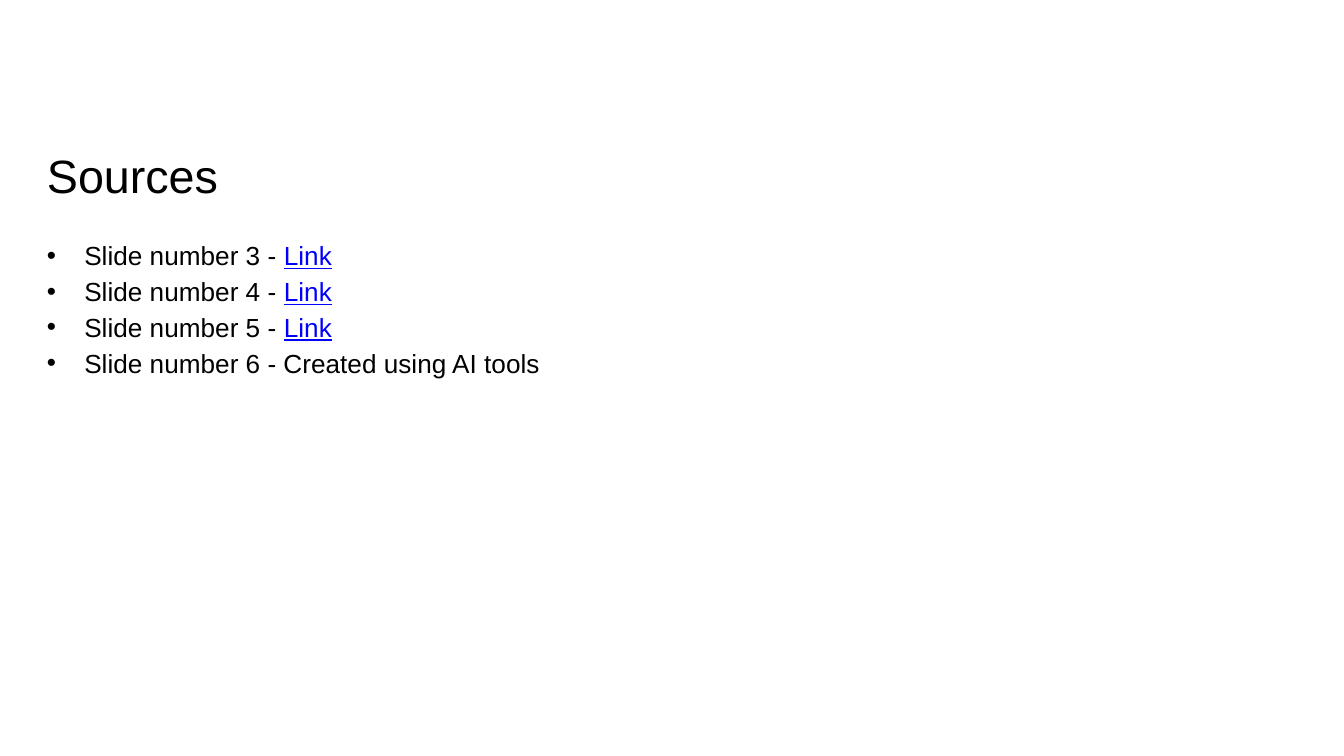
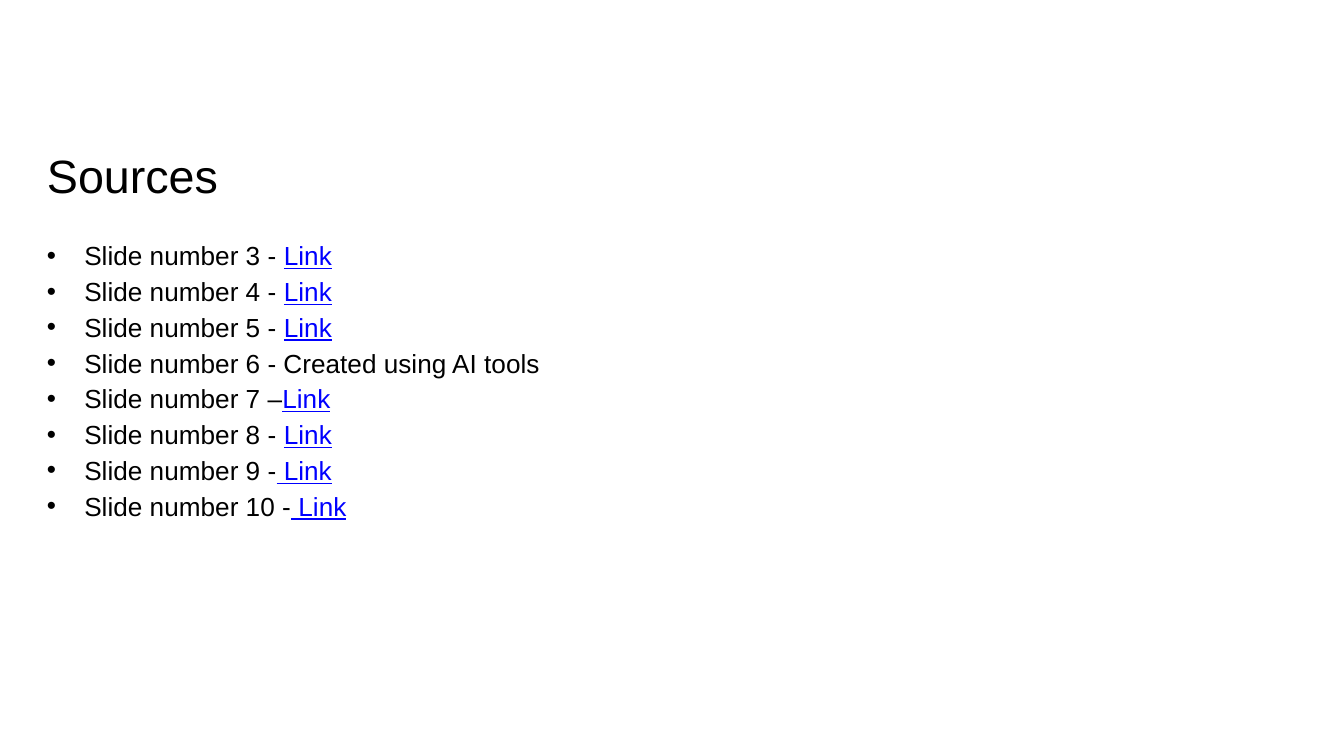
Before and after one commit to abraxas-dev/Knowledge-Graph-Creation-from-Text-with-LLMs, a slide deck: slide 13 of Mini-Project Presentation/mini-presentation.pptx (slide 7 before the commit). Drawn at 1344x756 pixels with LibreOffice and Linux fonts; fonts in the diff are those of the drawing; background and template pictures are left out. Boxes give left, top, right and bottom in pixels: in the first picture for what was removed or moved away, otherwise in the second. Text is boxed around its words. In the diff, an @@ line names an element or a change of style, - is before the commit and + after.

```diff
--- a/Mini-Project Presentation/mini-presentation.pptx
+++ b/Mini-Project Presentation/mini-presentation.pptx
@@ text at bbox=[84, 389, 346, 520]: paragraphs added @@
+• Slide number 7 –Link
+• Slide number 8 - Link
+• Slide number 9 - Link
+• Slide number 10 - Link
```
Also in this commit, not shown: 6 slides added.
